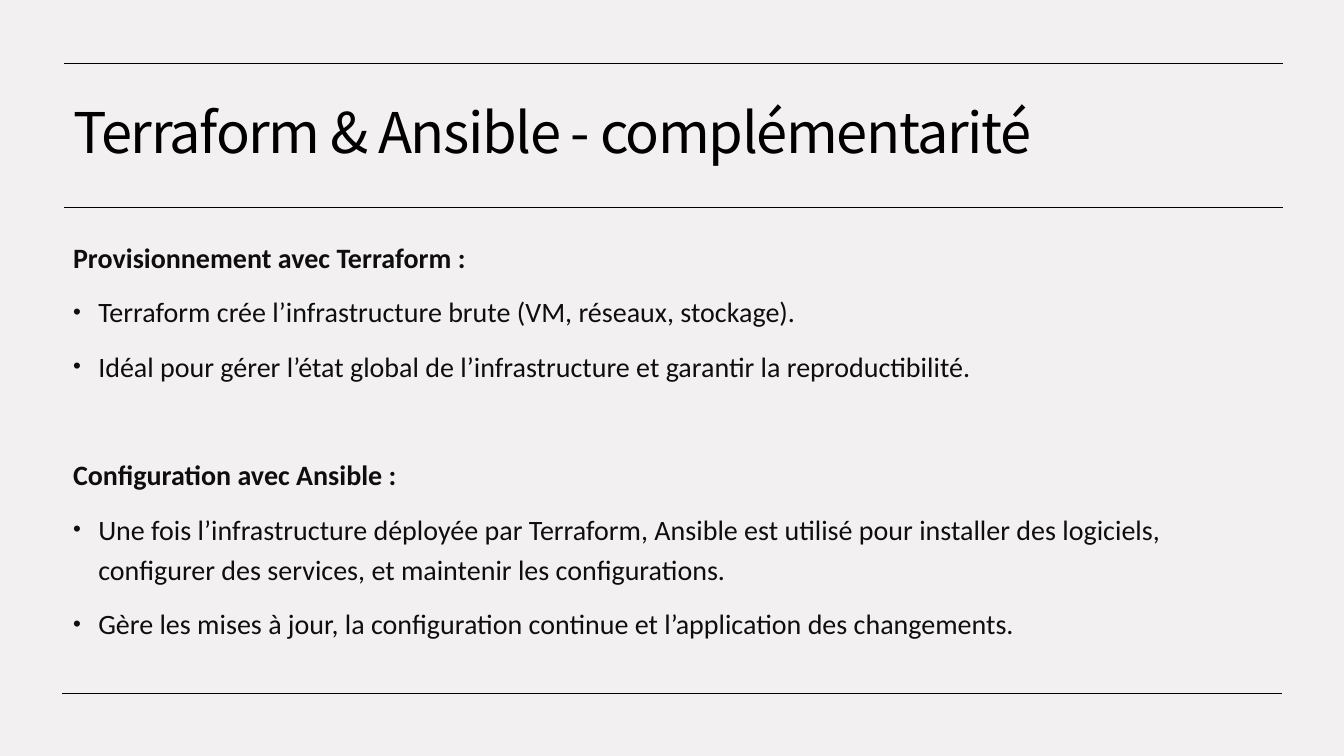
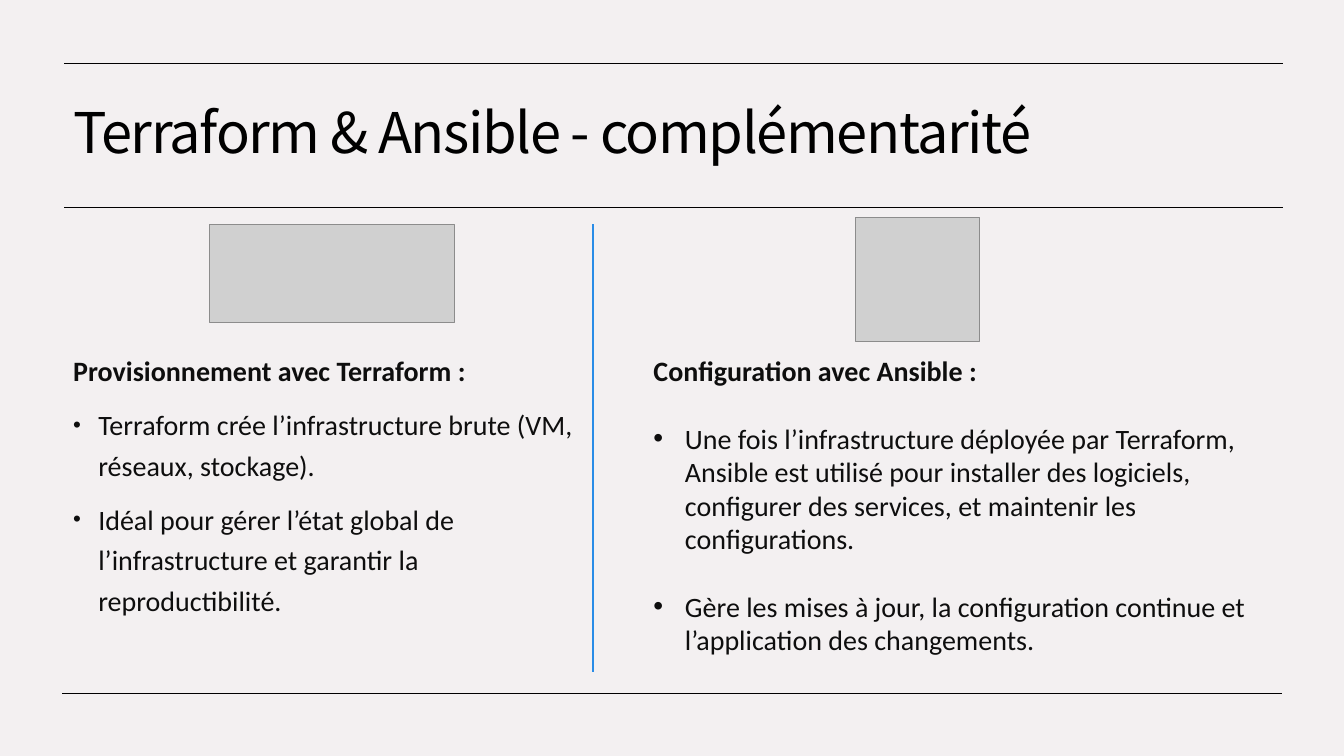
Before and after one commit to ConstevoTechnologies/EPSI---IaC, a slide deck: slide 18 of EPSI - Module IaC.pptx. Drawn at 1344x756 pixels with LibreOffice and Linux fonts; fonts in the diff are those of the drawing; grey boxes stand for pictures. Boxes give left, top, right and bottom in pixels: in the first picture for what was removed or moved away, otherwise in the second. Text is boxed around its words. In the diff, an @@ line names an element or a change of style, - is before the commit and + after.

```diff
--- a/EPSI - Module IaC.pptx
+++ b/EPSI - Module IaC.pptx
@@ picture added at (x1=210, y1=225, x2=455, y2=323) @@
@@ line added from (593, 225) to (593, 673), #298CE7 1.5 pt @@
@@ picture added at (x1=855, y1=217, x2=980, y2=342) @@
@@ text "Provisionnement avec Terraform :" moved from (x1=73, y1=248, x2=1159, y2=639) to (x1=73, y1=361, x2=572, y2=616) @@
@@ text added at (x1=653, y1=361, x2=1245, y2=655), 20 pt, text #0E0E0E @@
+Configuration avec Ansible :
+• Une fois l’infrastructure déployée par Terraform, Ansible est utilisé pour installer des logiciels, configurer des services, et maintenir les configurations.
+• Gère les mises à jour, la configuration continue et l’application des changements.
@@ text at (x1=73, y1=465, x2=1159, y2=639): paragraphs removed @@
-Configuration avec Ansible :
-• Une fois l’infrastructure déployée par Terraform, Ansible est utilisé pour installer des logiciels, configurer des services, et maintenir les configurations.
-• Gère les mises à jour, la configuration continue et l’application des changements.
```
Also in this commit, not shown: 14 other slides changed.
